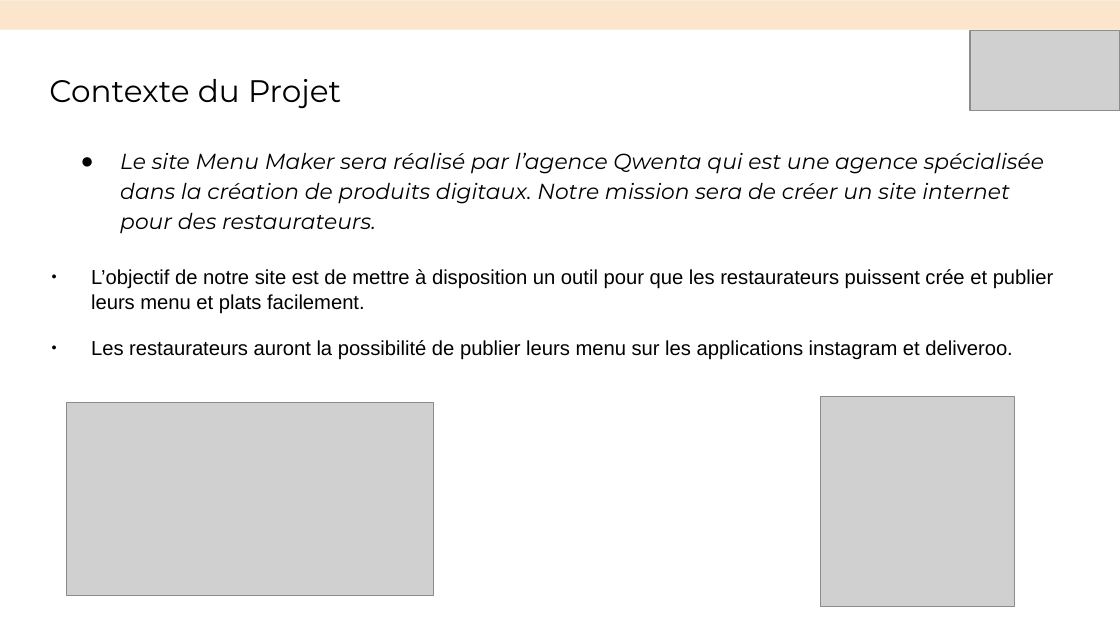
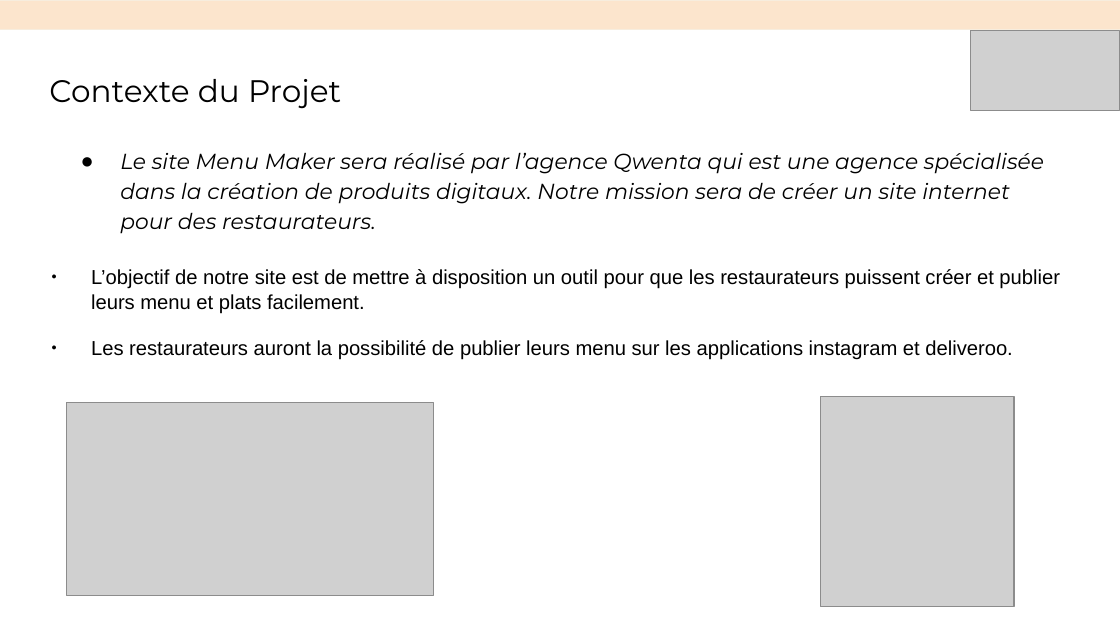
Before and after one commit to LMgit91/Planifiez-le-projet-de-votre-client, a slide deck: slide 3 of Présentation.pptx. Drawn at 1120x630 pixels with LibreOffice and Linux fonts; fonts in the diff are those of the drawing; grey boxes stand for pictures. Boxes give left, top, right and bottom in pixels: in the first picture for what was removed or moved away, otherwise in the second. Text is boxed around its words. In the diff, an @@ line names an element or a change of style, - is before the commit and + after.

```diff
--- a/Présentation.pptx
+++ b/Présentation.pptx
@@ text at (91, 269, 1060, 314): text changed @@
-● L’objectif de notre site est de mettre à disposition un outil pour que les restaurateurs puissent crée et publier leurs menu et plats facilement.
+● L’objectif de notre site est de mettre à disposition un outil pour que les restaurateurs puissent créer et publier leurs menu et plats facilement.
```
Also in this commit, not shown: 2 other slides changed.
